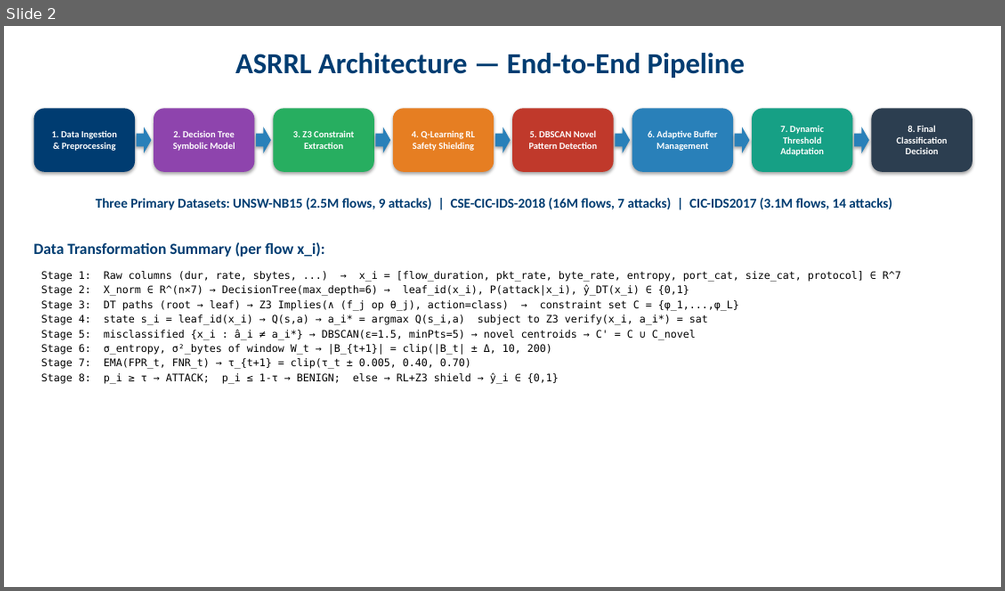
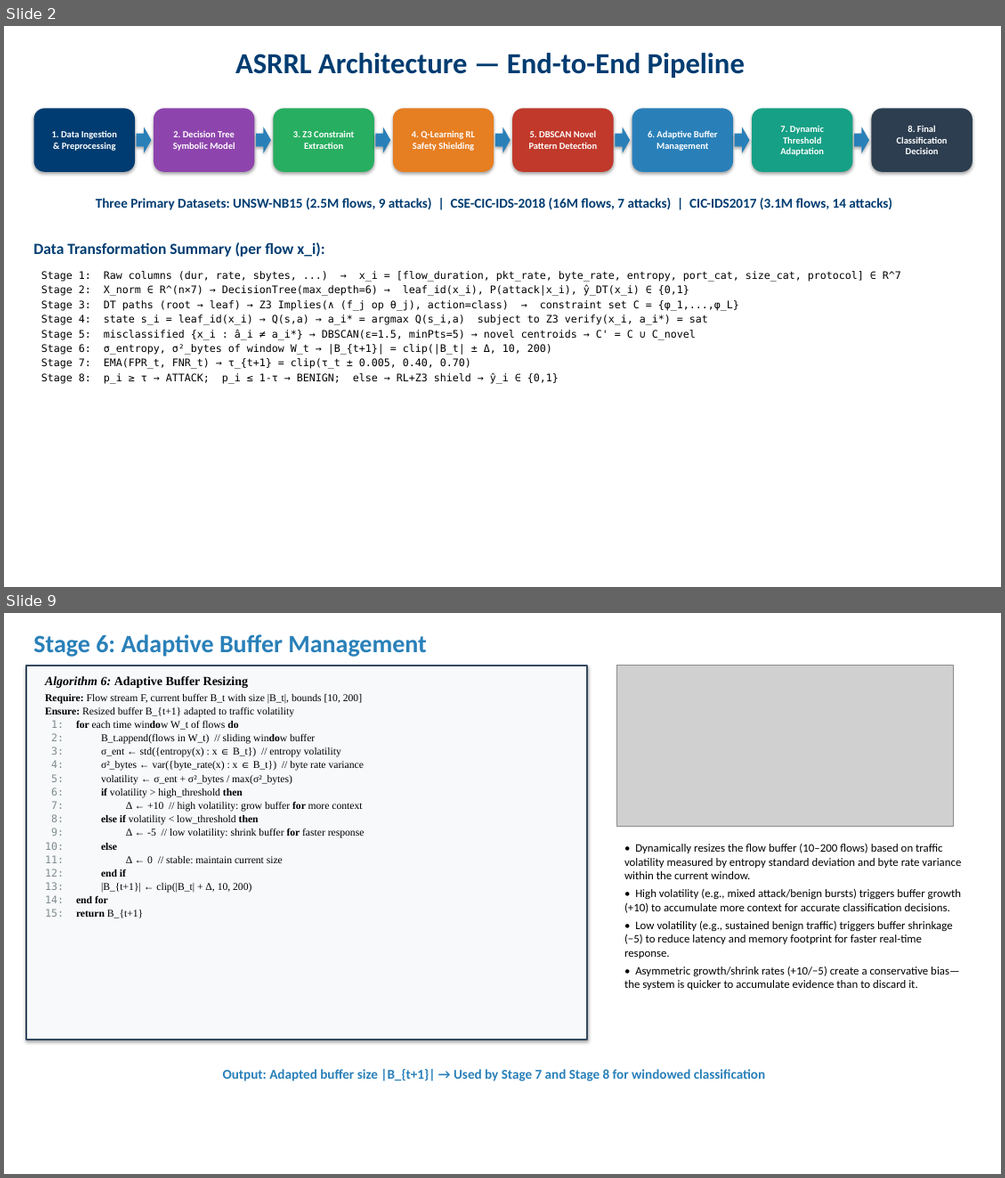
Before and after one commit to pcy12345/adaptive-ids-asrrl, a slide deck: ASRRL_Methodology.pptx. Shown one above the other, each under a label of ours: slide 2 before the commit, slides 2 and 9 after it; the slides between them are not shown. The pictures are 1005x591 and 1005x1178 pixels, drawn with LibreOffice and Linux fonts; fonts in the diff are those of the drawing; grey boxes stand for pictures. Boxes give left, top, right and bottom in pixels: in the first picture for what was removed or moved away, otherwise in the second. Text is boxed around its words. In the diff, an @@ line names an element or a change of style, - is before the commit and + after.

```diff
--- a/ASRRL_Methodology.pptx
+++ b/ASRRL_Methodology.pptx
@@ slide 9 added at bbox=[4, 613, 1001, 1174], background #FFFFFF @@
@@ text added at bbox=[33, 634, 427, 657], 24 pt, text #2980B9, bold @@
+Stage 6: Adaptive Buffer Management
@@ rectangle added at bbox=[26, 666, 587, 1039], fill #F7F9FB, outline #34495E 1.5 pt @@
@@ picture added at bbox=[617, 666, 954, 826] @@
@@ text added at bbox=[45, 676, 364, 918], 10 pt, text #000000 @@
+Algorithm 6: Adaptive Buffer Resizing
+Require: Flow stream F, current buffer B_t with size |B_t|, bounds [10, 200]
+Ensure: Resized buffer B_{t+1} adapted to traffic volatility
+1: for each time window W_t of flows do
+2: B_t.append(flows in W_t) // sliding window buffer
+3: σ_ent ← std({entropy(x) : x ∈ B_t}) // entropy volatility
+4: σ²_bytes ← var({byte_rate(x) : x ∈ B_t}) // byte rate variance
+5: volatility ← σ_ent + σ²_bytes / max(σ²_bytes)
+6: if volatility > high_threshold then
+7: Δ ← +10 // high volatility: grow buffer for more context
+8: else if volatility < low_threshold then
+9: Δ ← -5 // low volatility: shrink buffer for faster response
+10: else
+11: Δ ← 0 // stable: maintain current size
+12: end if
+13: |B_{t+1}| ← clip(|B_t| + Δ, 10, 200)
+14: end for
+15: return B_{t+1}
@@ text added at bbox=[624, 844, 961, 989], 11 pt, text #000000 @@
+• Dynamically resizes the flow buffer (10–200 flows) based on traffic volatility measured by entropy standard deviation and byte rate variance within the current window.
+• High volatility (e.g., mixed attack/benign bursts) triggers buffer growth (+10) to accumulate more context for accurate classification decisions.
+• Low volatility (e.g., sustained benign traffic) triggers buffer shrinkage (−5) to reduce latency and memory footprint for faster real-time response.
+• Asymmetric growth/shrink rates (+10/−5) create a conservative bias—the system is quicker to accumulate evidence than to discard it.
@@ text added at bbox=[223, 1069, 765, 1081], 13 pt, text #2980B9, bold @@
+Output: Adapted buffer size |B_{t+1}| → Used by Stage 7 and Stage 8 for windowed classification
```
Also in this commit, not shown: 2 slides changed, 7 other slides added, 8 slides removed, 1 other file.
